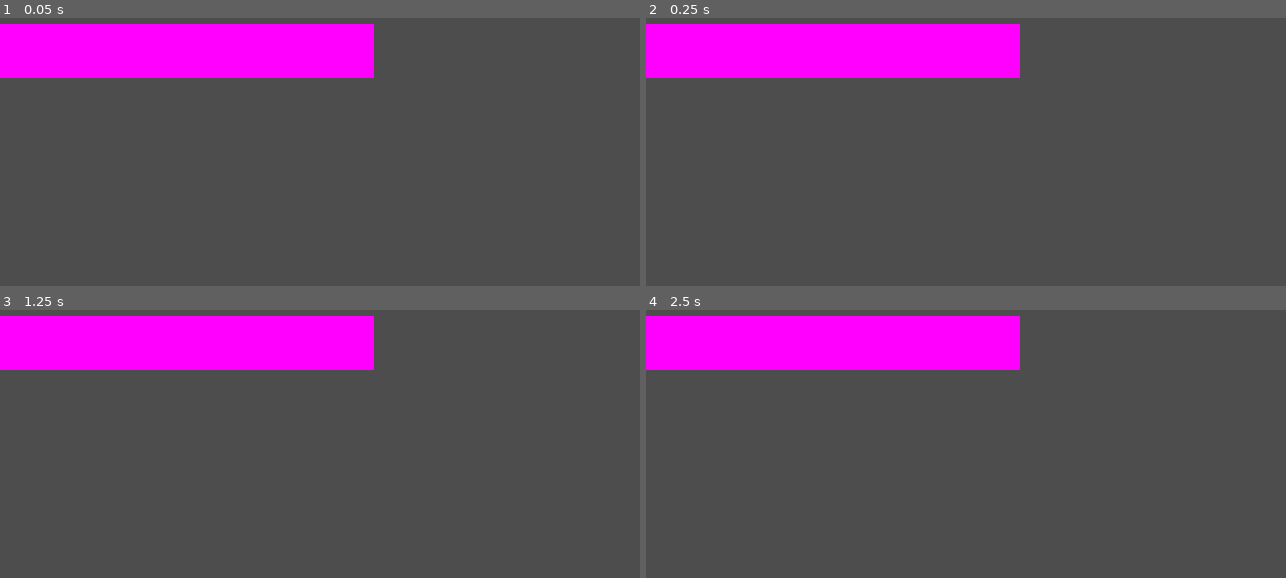
Above: before the commit, frames 1-4 (two rows, left to right).
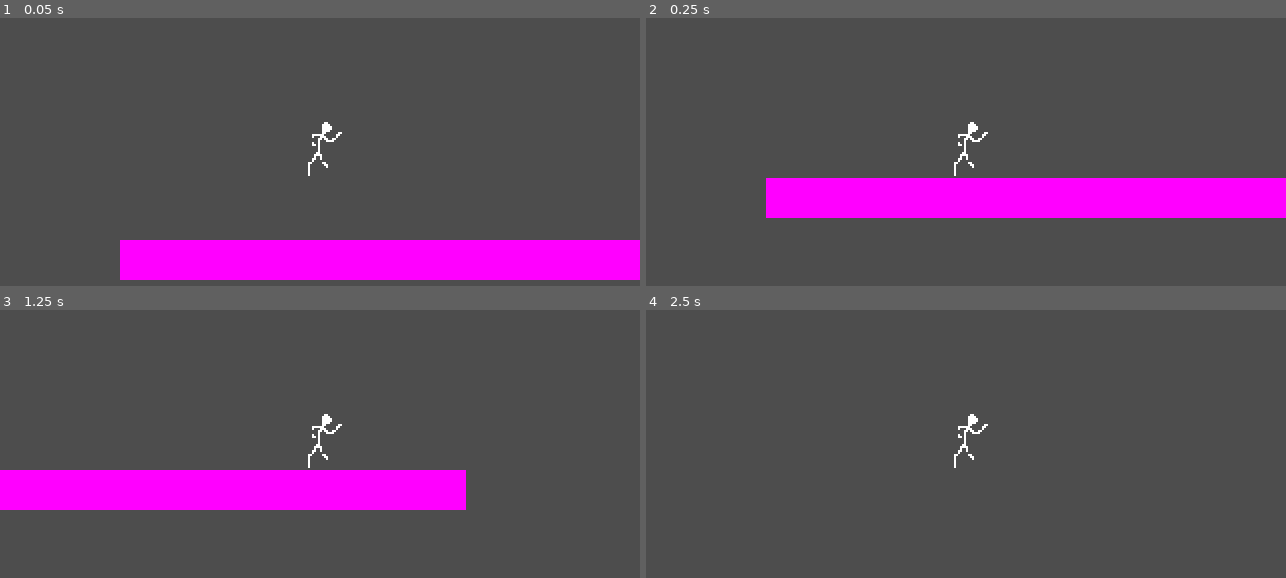
Above: after the commit, the same moments.

Repository: roquesystemexe/aril-and-iram
Game: Godot game, scene res://Scenes/TestLevel.tscn
Two runs of this game, one before a commit and one after it. Both use one fixed random seed, a clock stepped at 60 frames per second and the inputs below.
Inputs:
- Up to frame 1 (0.05 s): no input
- Up to frame 2 (0.25 s): no input
- Up to frame 3 (1.25 s): tap Enter at 0.5 s; hold D (move_right) from 0.53 s (still down); tap Space (jump) at 0.6, 0.77, 1.07 s
- Up to frame 4 (2.5 s): tap Space (jump) at 1.35, 1.52, 1.82, 2.1 s; release D (move_right) at 2.03 s; hold A (move_left) from 2.03 s (still down)

The runs differ from the first frame. In frame 1, 24% of the frame differs, in the area x 0-100%, y 2-98%; in frame 2, 24%; in frame 3, 23%; in frame 4, 12%.

Commit message:
Player moves >:3

Diff:
--- a/Scenes/Player.tscn
+++ b/Scenes/Player.tscn
@@ -1,18 +1,20 @@
 [gd_scene format=3 uid="uid://3pfgujl6juvm"]
 
 [ext_resource type="Script" uid="uid://cflwjsunhopka" path="res://Scripts/player_movement.gd" id="1_ghtyb"]
-
-[sub_resource type="PlaceholderTexture2D" id="PlaceholderTexture2D_rpqav"]
+[ext_resource type="Texture2D" uid="uid://bq23vqgne71r7" path="res://Sprites/player.svg" id="2_kyqiw"]
 
 [sub_resource type="CapsuleShape2D" id="CapsuleShape2D_f3588"]
 
 [node name="player" type="CharacterBody2D" unique_id=705346385]
+slide_on_ceiling = false
 script = ExtResource("1_ghtyb")
 
+[node name="Camera2D" type="Camera2D" parent="." unique_id=1848233546]
+
 [node name="Sprite2D" type="Sprite2D" parent="." unique_id=994632060]
-position = Vector2(-8.999999, -13)
-scale = Vector2(18, 25.999996)
-texture = SubResource("PlaceholderTexture2D_rpqav")
+position = Vector2(-1.9073486e-06, -1.0000014)
+scale = Vector2(0.70312506, 0.93749994)
+texture = ExtResource("2_kyqiw")
 
 [node name="CollisionShape2D" type="CollisionShape2D" parent="." unique_id=1884646955]
 shape = SubResource("CapsuleShape2D_f3588")
--- a/Scenes/TestLevel.tscn
+++ b/Scenes/TestLevel.tscn
@@ -1,4 +1,6 @@
 [gd_scene format=3 uid="uid://b4g7nchhrlk0b"]
+
+[ext_resource type="PackedScene" uid="uid://3pfgujl6juvm" path="res://Scenes/Player.tscn" id="1_bhm8u"]
 
 [sub_resource type="PhysicsMaterial" id="PhysicsMaterial_5ms4e"]
 
@@ -10,14 +12,19 @@
 [node name="TestLevel" type="Node2D" unique_id=893113129]
 
 [node name="RigidBody2D" type="RigidBody2D" parent="." unique_id=1852134523]
+position = Vector2(6, 23)
 physics_material_override = SubResource("PhysicsMaterial_5ms4e")
 gravity_scale = 0.0
 
 [node name="CollisionShape2D" type="CollisionShape2D" parent="RigidBody2D" unique_id=1265287845]
 position = Vector2(51, 38)
+scale = Vector2(1.1605932, 1)
 shape = SubResource("RectangleShape2D_shgkq")
 
-[node name="Sprite2D" type="Sprite2D" parent="RigidBody2D" unique_id=1755059560]
-position = Vector2(-83, 28.000004)
-scale = Vector2(269.75, 27.5)
+[node name="Sprite2D" type="Sprite2D" parent="RigidBody2D" unique_id=1049611561]
+position = Vector2(-106, 28)
+scale = Vector2(313, 20)
 texture = SubResource("PlaceholderTexture2D_bhm8u")
+centered = false
+
+[node name="player" parent="." unique_id=705346385 instance=ExtResource("1_bhm8u")]
--- a/Scripts/Handlers/input_handler.gd
+++ b/Scripts/Handlers/input_handler.gd
@@ -1,7 +1,29 @@
+#extends Node
+#class_name InputHandler
+#
+#func get_move() -> Vector2:
+	#var dir := Vector2.ZERO
+	#if Input.is_action_pressed("move_right"):
+		#dir.x += 1;
+	#if Input.is_action_pressed("move_left"):
+		#dir.x -= 1;
+	#if Input.is_action_just_pressed("jump"):
+		#dir.y -= 1;
+	#return dir.normalized()
+
 extends Node
+class_name InputHandler
 
-var h_input: float = 0.0
-func _process(delta: float) -> void:
-	h_input = Input.get_axis("move_left", "move_right");
-func _getJump() -> bool:
-	return Input.is_action_just_pressed("jump")
+func get_move() -> Vector2:
+	var dir := Vector2.ZERO
+	if Input.is_action_pressed("move_right"):
+		dir.x += 1
+	if Input.is_action_pressed("move_left"):
+		dir.x -= 1
+	return dir.normalized();
+
+func get_jump() -> bool:
+	if Input.is_action_just_pressed("jump"):
+		return true;
+	else:
+		return false;
--- a/Scripts/player_movement.gd
+++ b/Scripts/player_movement.gd
@@ -1,22 +1,27 @@
 extends CharacterBody2D
 
-@export var gravity = 10;
-@export var speed = 100;
-var is_falling: bool = false;
+@export var gravity: float = 10.0;
+@export var speed: float = 200.0;
+@export var jump_force: float = 2.7;
+@export var dash_force: float = 1.0;
 
-
-func _move(body: CharacterBody2D, direction: float) -> void:
-	body.velocity.x = direction * speed;
-
-func handle_gravity(body: CharacterBody2D, delta: float) -> void:
-	if not body.is_on_floor():
-		body.velocity.y += gravity * delta;
-	is_falling = body.velocity.y > 0 and not body.is_on_floor();
+var input_handler := InputHandler.new();
 
 func _physics_process(delta: float) -> void:
-	handle_gravity(self, delta);
+	var input := input_handler.get_move();
 
+	# Horizontal
+	velocity.x = input.x * speed;
 
-func _process(delta: float) -> void:
+	# Gravity
+	if not is_on_floor():
+		velocity.y += gravity * delta * 300;
+	else:
+		# Allow a visible jump
+		if input_handler.get_jump():
+			velocity.y -= jump_force * 300;
+		else:
+			velocity.y = 0.0;
 
-	pass
+	move_and_slide();
+#
--- /dev/null
+++ b/Sprites/player.svg
@@ -0,0 +1,37 @@
+<?xml version="1.0" encoding="UTF-8" ?>
+<svg version="1.1" width="32" height="32" xmlns="http://www.w3.org/2000/svg" shape-rendering="crispEdges">
+<rect x="19" y="3" width="3" height="6" fill="#FFFFFF" />
+<rect x="18" y="4" width="1" height="4" fill="#FFFFFF" />
+<rect x="22" y="4" width="1" height="4" fill="#FFFFFF" />
+<rect x="17" y="5" width="1" height="2" fill="#FFFFFF" />
+<rect x="23" y="5" width="1" height="2" fill="#FFFFFF" />
+<rect x="30" y="8" width="1" height="2" fill="#FFFFFF" />
+<rect x="18" y="9" width="2" height="1" fill="#FFFFFF" />
+<rect x="29" y="9" width="1" height="2" fill="#FFFFFF" />
+<rect x="11" y="10" width="8" height="1" fill="#FFFFFF" />
+<rect x="28" y="10" width="1" height="2" fill="#FFFFFF" />
+<rect x="10" y="11" width="2" height="1" fill="#FFFFFF" />
+<rect x="16" y="11" width="4" height="1" fill="#FFFFFF" />
+<rect x="27" y="11" width="1" height="2" fill="#FFFFFF" />
+<rect x="10" y="12" width="1" height="3" fill="#FFFFFF" />
+<rect x="15" y="12" width="2" height="1" fill="#FFFFFF" />
+<rect x="19" y="12" width="2" height="1" fill="#FFFFFF" />
+<rect x="25" y="12" width="2" height="1" fill="#FFFFFF" />
+<rect x="15" y="13" width="1" height="8" fill="#FFFFFF" />
+<rect x="20" y="13" width="6" height="1" fill="#FFFFFF" />
+<rect x="11" y="14" width="1" height="2" fill="#FFFFFF" />
+<rect x="12" y="15" width="1" height="1" fill="#FFFFFF" />
+<rect x="14" y="18" width="1" height="2" fill="#FFFFFF" />
+<rect x="13" y="19" width="1" height="2" fill="#FFFFFF" />
+<rect x="12" y="20" width="1" height="3" fill="#FFFFFF" />
+<rect x="16" y="20" width="1" height="3" fill="#FFFFFF" />
+<rect x="11" y="22" width="1" height="3" fill="#FFFFFF" />
+<rect x="17" y="23" width="1" height="2" fill="#FFFFFF" />
+<rect x="10" y="24" width="1" height="2" fill="#FFFFFF" />
+<rect x="18" y="24" width="1" height="2" fill="#FFFFFF" />
+<rect x="8" y="25" width="2" height="1" fill="#FFFFFF" />
+<rect x="19" y="25" width="1" height="2" fill="#FFFFFF" />
+<rect x="8" y="26" width="1" height="6" fill="#FFFFFF" />
+<rect x="20" y="26" width="1" height="2" fill="#FFFFFF" />
+<rect x="21" y="28" width="1" height="4" fill="#FFFFFF" />
+</svg>
--- a/project.godot
+++ b/project.godot
@@ -32,11 +32,13 @@
 move_left={
 "deadzone": 0.2,
 "events": [Object(InputEventKey,"resource_local_to_scene":false,"resource_name":"","device":-1,"window_id":0,"alt_press …(191 unchanged characters)…
+, Object(InputEventKey,"resource_local_to_scene":false,"resource_name":"","device":-1,"window_id":0,"alt_pressed":false,"shift_pressed":false,"ctrl_pressed":false,"meta_pressed":false,"pressed":false,"keycode":0,"physical_keycode":4194319,"key_label":0,"unicode":0,"location":0,"echo":false,"script":null)
 ]
 }
 move_right={
 "deadzone": 0.2,
 "events": [Object(InputEventKey,"resource_local_to_scene":false,"resource_name":"","device":-1,"window_id":0,"alt_press …(192 unchanged characters)…
+, Object(InputEventKey,"resource_local_to_scene":false,"resource_name":"","device":-1,"window_id":0,"alt_pressed":false,"shift_pressed":false,"ctrl_pressed":false,"meta_pressed":false,"pressed":false,"keycode":0,"physical_keycode":4194321,"key_label":0,"unicode":0,"location":0,"echo":false,"script":null)
 ]
 }
 jump={
Not shown, added: Sprites/player.svg.import
